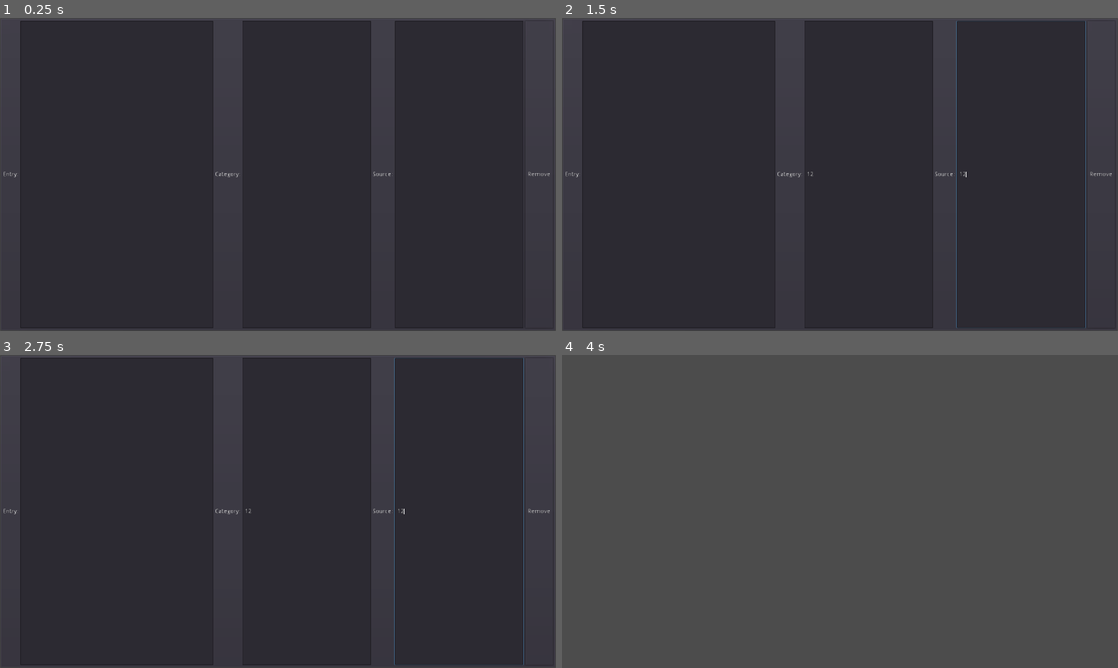
Above: before the commit, frames 1-4 (two rows, left to right).
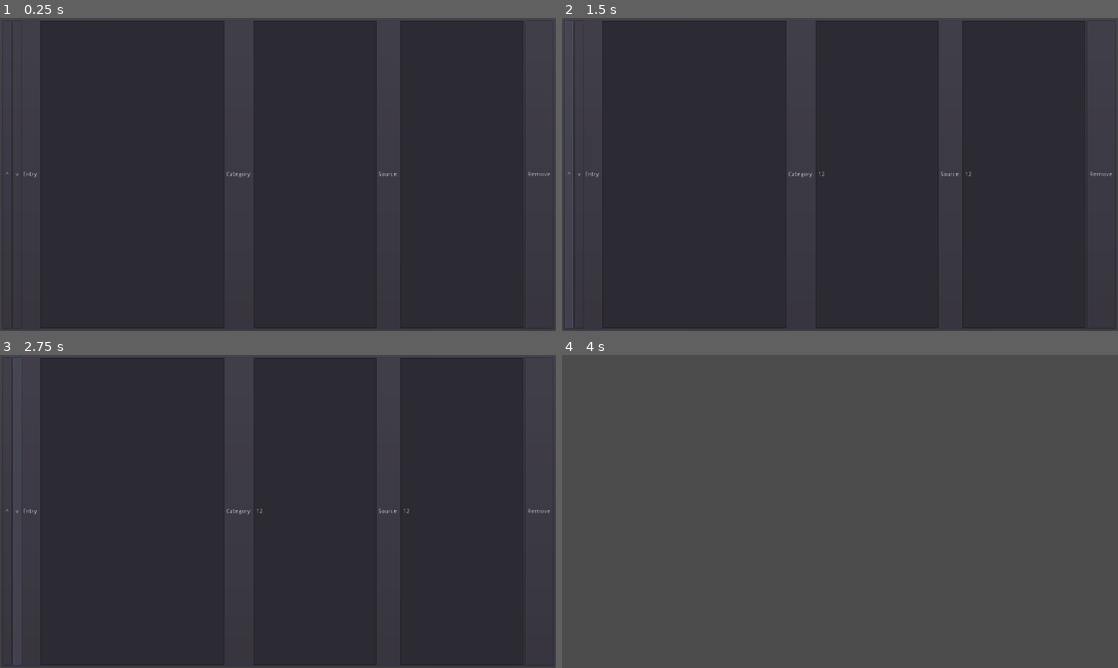
Above: after the commit, the same moments.

Repository: zacryol/spindle-of-serendipity
Game: Godot game, scene res://game/menus/ESSingle.tscn
Two runs of this game, one before a commit and one after it. Both use one fixed random seed, a clock stepped at 60 frames per second and the inputs below. This scene is started directly instead of the project's main scene.
Inputs (mouse positions are in pixels of both pictures, inside the frame that each line leads up to):
- Up to frame 1 (0.25 s): no input
- Up to frame 2 (1.5 s): click (867, 174) at 0.52 s; type "12" at 0.6 s; click (1023, 174) at 0.75 s; type "12" at 0.83 s; click (567, 174) at 1.25 s, where only the run after the commit has a clickable "^"
- Up to frame 3 (2.75 s): click (16, 511) at 2 s, where only the run after the commit has a clickable "v"
- Up to frame 4 (4 s): click "Remove" at 2.75 s; click "Yes" at 3.5 s

The runs differ from the first frame. In frame 1, 0.6% of the frame differs, in the area x 0-72%, y 0-100%; in frame 2, 1.1%; in frame 3, 1.2%, in the area x 0-95%, y 0-100%; in frame 4, nothing differs.

Commit message:
added Buttons and signals

Diff:
--- a/godot/game/menus/ESSingle.gd
+++ b/godot/game/menus/ESSingle.gd
@@ -40,3 +40,11 @@
 func _on_No_pressed() -> void:
 	try_delete.show()
 	del_conf.hide()
+
+
+func _on_UpButton_pressed() -> void:
+	pass # Replace with function body.
+
+
+func _on_DownButton_pressed() -> void:
+	pass # Replace with function body.
--- a/godot/game/menus/ESSingle.tscn
+++ b/godot/game/menus/ESSingle.tscn
@@ -16,42 +16,54 @@
 margin_right = 1273.0
 margin_bottom = 713.0
 
+[node name="UpButton" type="Button" parent="HBoxContainer"]
+margin_right = 19.0
+margin_bottom = 706.0
+text = "^"
+
+[node name="DownButton" type="Button" parent="HBoxContainer"]
+margin_left = 23.0
+margin_right = 42.0
+margin_bottom = 706.0
+text = "v"
+
 [node name="Label" type="Label" parent="HBoxContainer"]
+margin_left = 46.0
 margin_top = 346.0
-margin_right = 36.0
+margin_right = 82.0
 margin_bottom = 360.0
 text = "Entry:"
 
 [node name="E" type="LineEdit" parent="HBoxContainer"]
-margin_left = 40.0
-margin_right = 484.0
+margin_left = 86.0
+margin_right = 510.0
 margin_bottom = 706.0
 size_flags_horizontal = 3
 size_flags_stretch_ratio = 1.5
 
 [node name="Label2" type="Label" parent="HBoxContainer"]
-margin_left = 488.0
+margin_left = 514.0
 margin_top = 346.0
-margin_right = 547.0
+margin_right = 573.0
 margin_bottom = 360.0
 text = "Category:"
 
 [node name="C" type="LineEdit" parent="HBoxContainer"]
-margin_left = 551.0
-margin_right = 847.0
+margin_left = 577.0
+margin_right = 859.0
 margin_bottom = 706.0
 size_flags_horizontal = 3
 
 [node name="Label3" type="Label" parent="HBoxContainer"]
-margin_left = 851.0
+margin_left = 863.0
 margin_top = 346.0
-margin_right = 898.0
+margin_right = 910.0
 margin_bottom = 360.0
 text = "Source:"
 
 [node name="S" type="LineEdit" parent="HBoxContainer"]
-margin_left = 902.0
-margin_right = 1198.0
+margin_left = 914.0
+margin_right = 1196.0
 margin_bottom = 706.0
 size_flags_horizontal = 3
 __meta__ = {
@@ -59,8 +71,8 @@
 }
 
 [node name="DeleteButton" type="Button" parent="HBoxContainer"]
-margin_left = 1202.0
-margin_right = 1266.0
+margin_left = 1200.0
+margin_right = 1264.0
 margin_bottom = 706.0
 text = "Remove"
 
@@ -87,6 +99,8 @@
 margin_right = 159.0
 margin_bottom = 706.0
 text = "No"
+[connection signal="pressed" from="HBoxContainer/UpButton" to="." method="_on_UpButton_pressed"]
+[connection signal="pressed" from="HBoxContainer/DownButton" to="." method="_on_DownButton_pressed"]
 [connection signal="pressed" from="HBoxContainer/DeleteButton" to="." method="_on_DeleteButton_pressed"]
 [connection signal="pressed" from="HBoxContainer/DelConf/Yes" to="." method="_on_Yes_pressed"]
 [connection signal="pressed" from="HBoxContainer/DelConf/No" to="." method="_on_No_pressed"]
